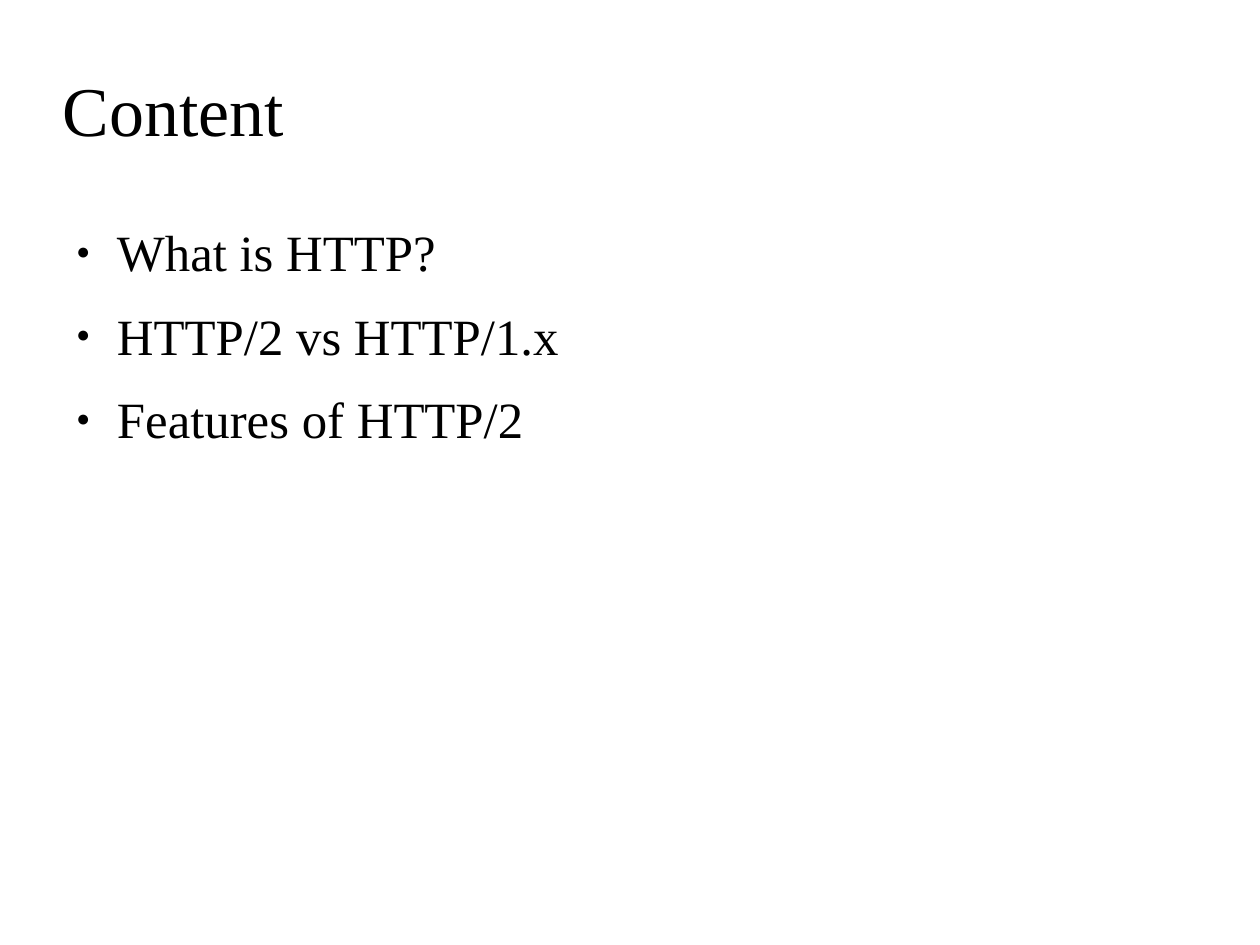
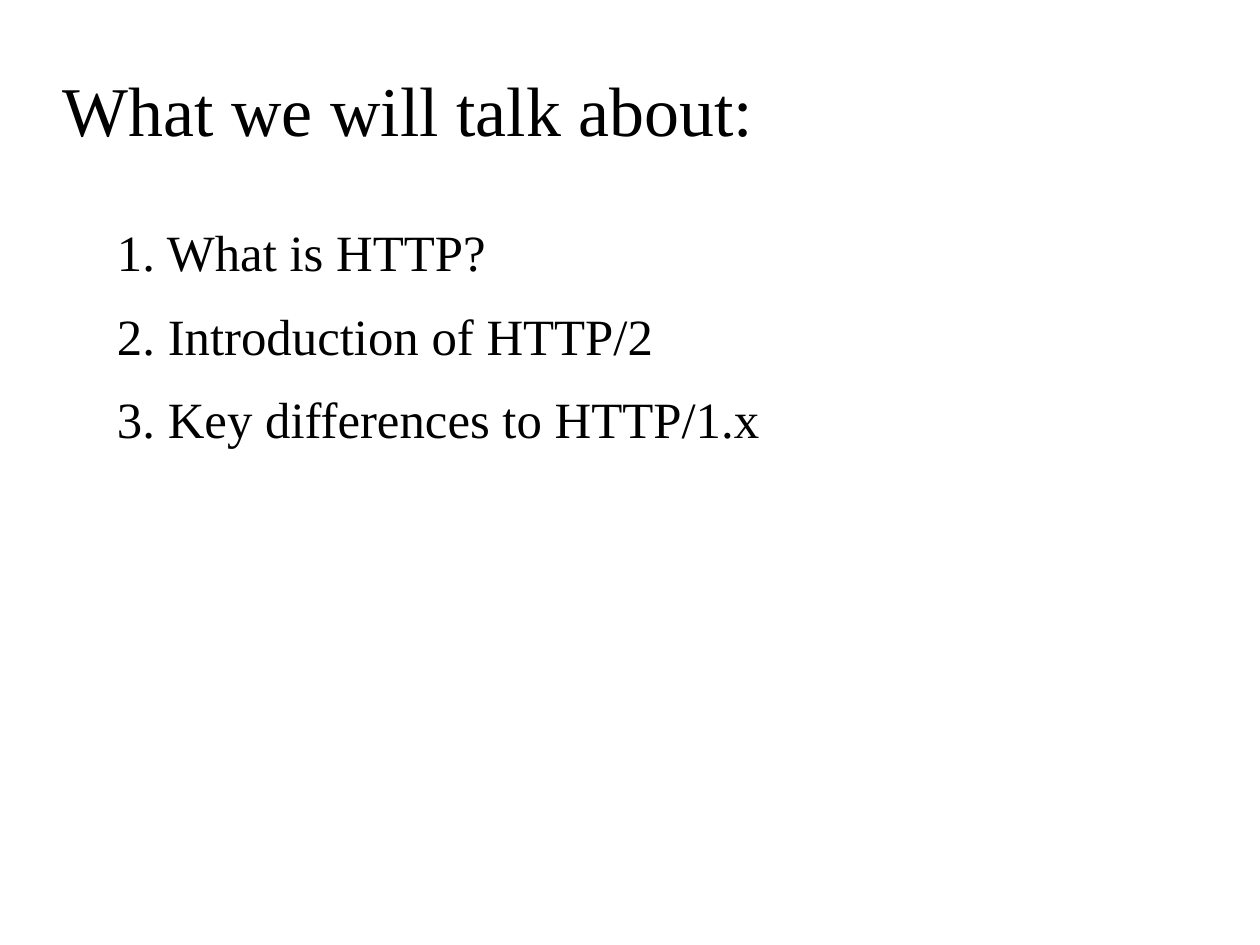
Before and after one commit to segoranov/web_technologies, a slide deck: slide 2 of http2_presentation/http2.odp. Drawn at 1260x945 pixels with LibreOffice and Linux fonts; fonts in the diff are those of the drawing; background and template pictures are left out. Boxes give left, top, right and bottom in pixels: in the first picture for what was removed or moved away, otherwise in the second. Text is boxed around its words. In the diff, an @@ line names an element or a change of style, - is before the commit and + after.

```diff
--- a/http2_presentation/http2.odp
+++ b/http2_presentation/http2.odp
@@ title at (x1=63, y1=87, x2=752, y2=137): text changed @@
-Content
+What we will talk about:
@@ text at (x1=117, y1=235, x2=760, y2=449): text changed @@
-● What is HTTP?
-● HTTP/2 vs HTTP/1.x
-● Features of HTTP/2
+1. What is HTTP?
+2. Introduction of HTTP/2
+3. Key differences to HTTP/1.x
```
Also in this commit, not shown: 1 other slide changed, 10 slides added, 2 slides removed.
